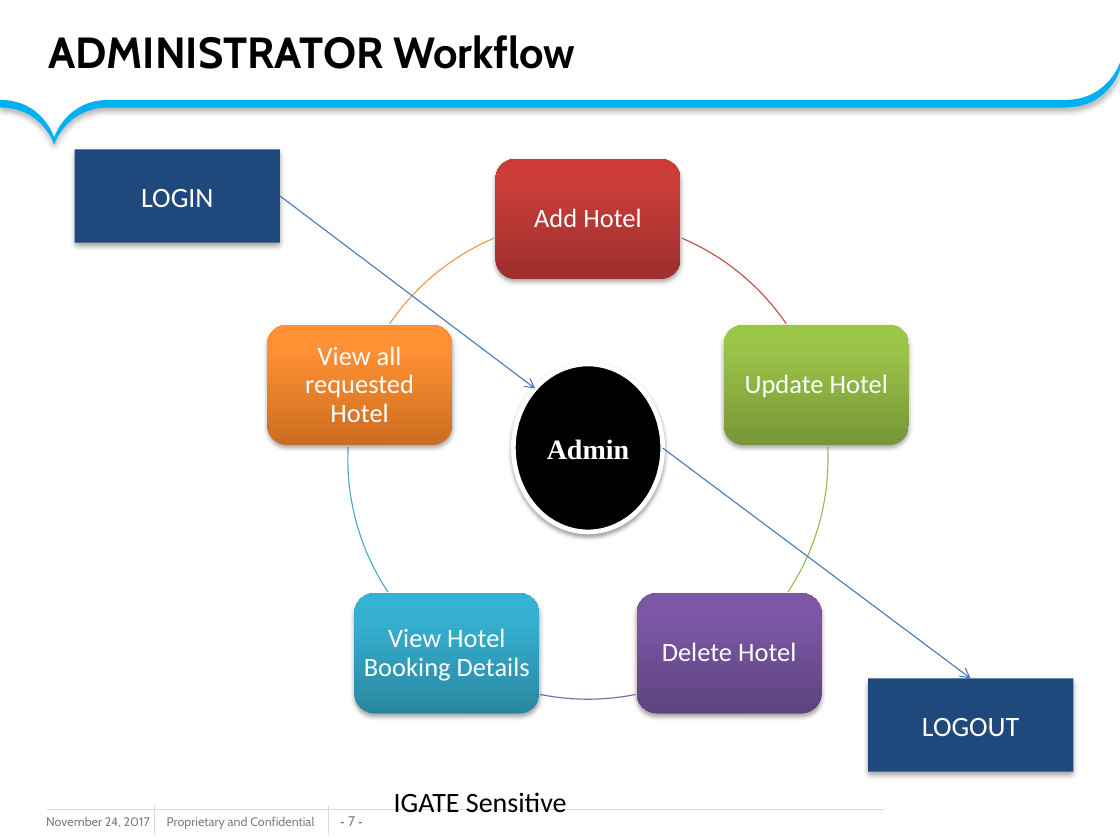
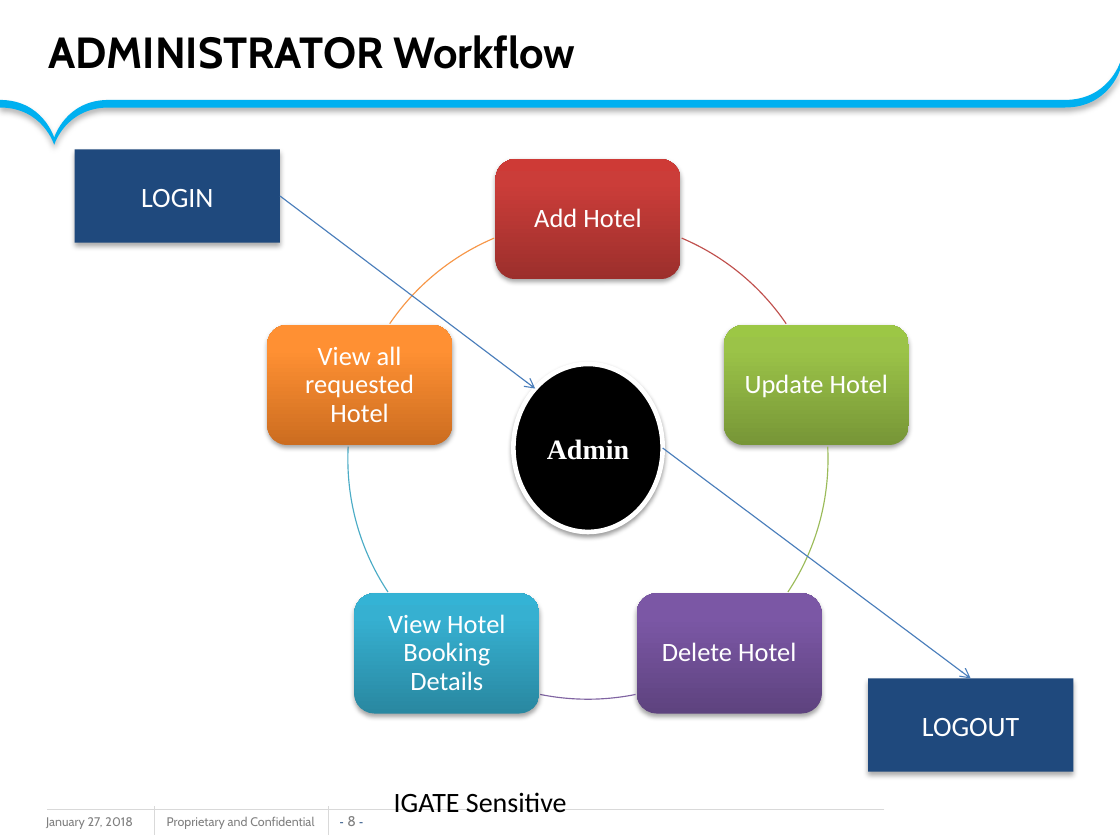
Before and after one commit to amolhadkar71/sssssssss, a slide deck: slide 8 of GroupB_HBMS_ppt.pptx (slide 7 before the commit). Drawn at 1120x840 pixels with LibreOffice and Linux fonts; fonts in the diff are those of the drawing; background and template pictures are left out. Boxes give left, top, right and bottom in pixels: in the first picture for what was removed or moved away, otherwise in the second. Text is boxed around its words. In the diff, an @@ line names an element or a change of style, - is before the commit and + after.

```diff
--- a/GroupB_HBMS_ppt.pptx
+++ b/GroupB_HBMS_ppt.pptx
@@ text "View Hotel Booking Details" rewrapped from <box>364,628,530,681</box> to <box>388,614,505,690</box> @@
@@ text at <box>46,817,132,829</box>: text changed @@
-November 24, 2017
+January 27, 2018
@@ page number at <box>347,816,356,826</box>: text changed @@
-- 7 -
+- 8 -
```
Also in this commit, not shown: 12 other slides changed, 13 slides added, 9 slides removed.
